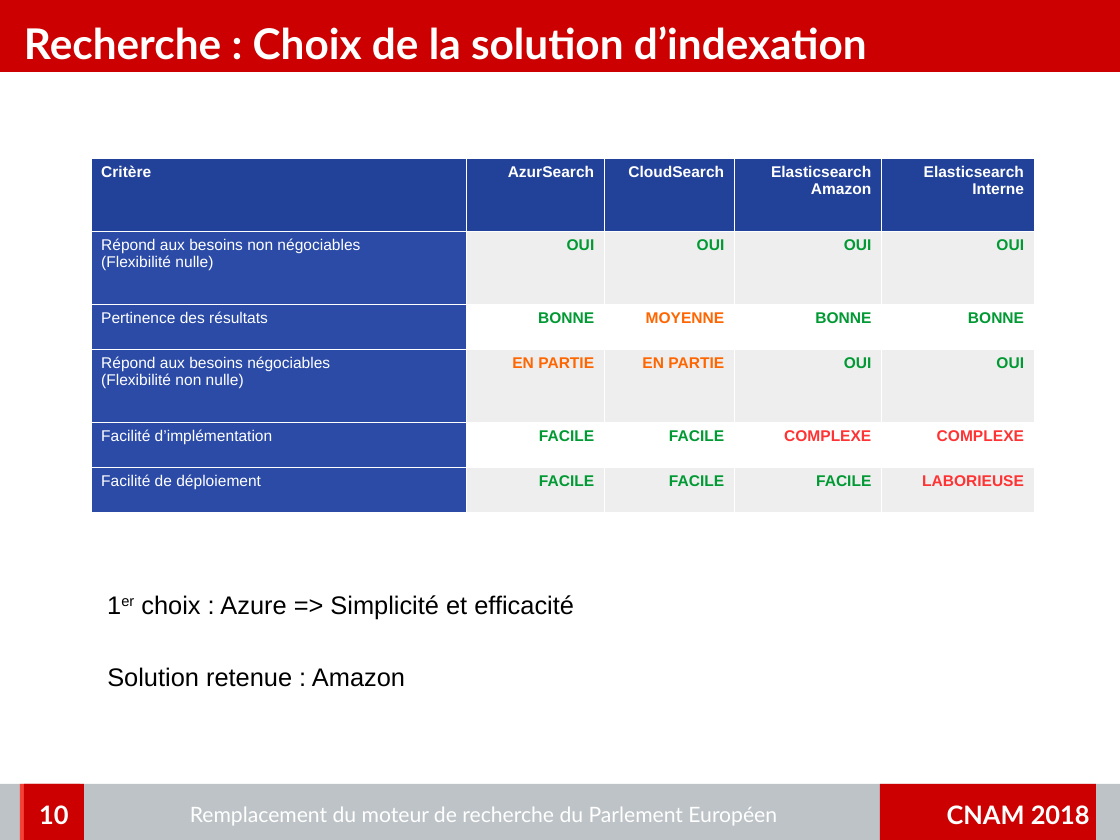
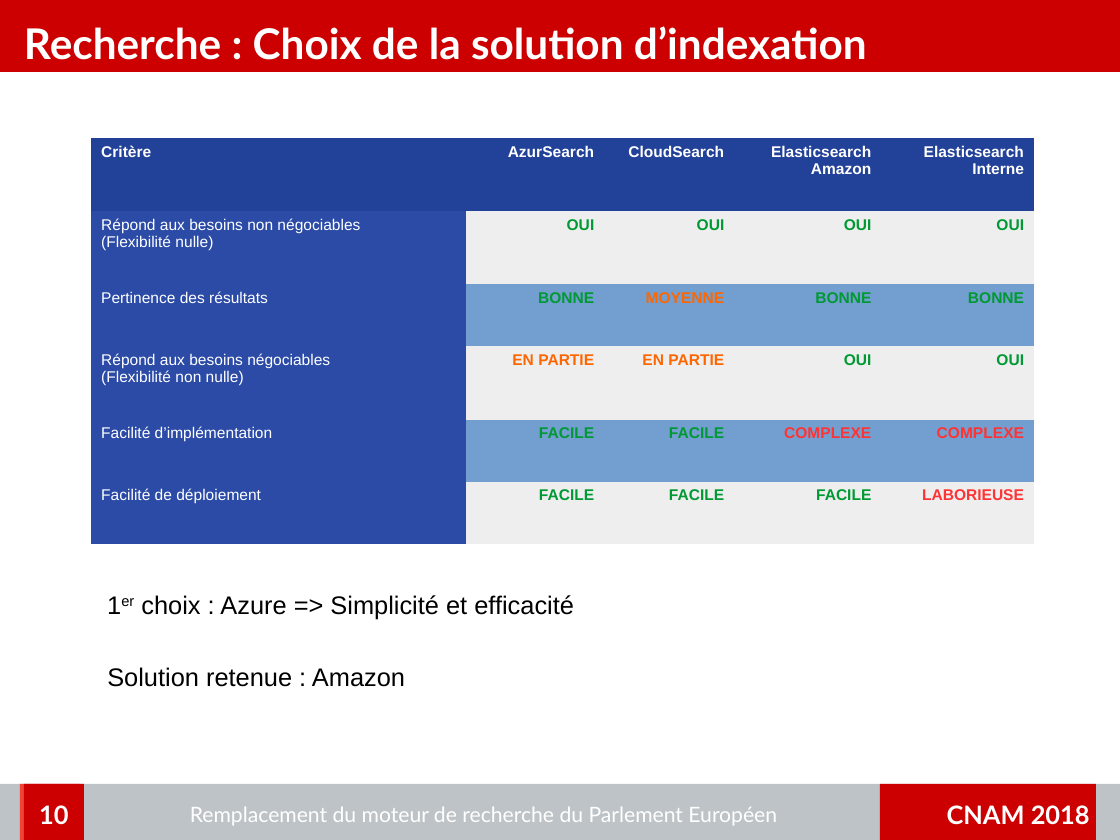
Before and after one commit to charleshuber/4tfront, a slide deck: slide 10 of memoire/presentation/memoire_presentation.odp. Drawn at 1120x840 pixels with LibreOffice and Linux fonts; fonts in the diff are those of the drawing; background and template pictures are left out. Boxes give left, top, right and bottom in pixels: in the first picture for what was removed or moved away, otherwise in the second. Text is boxed around its words. In the diff, an @@ line names an element or a change of style, - is before the commit and + after.

```diff
--- a/memoire/presentation/memoire_presentation.odp
+++ b/memoire/presentation/memoire_presentation.odp
@@ table at bbox=[91, 138, 1035, 544] @@
@@ fill #FFFFFF to #729FCF in 8 cells @@
@@ borders changed @@
@@ table: place and size @@
-table at bbox=[91, 159, 1035, 512]
+table at bbox=[91, 138, 1035, 544]
```
Also in this commit, not shown: 2 other slides changed, 2 slides added, 1 other file.
